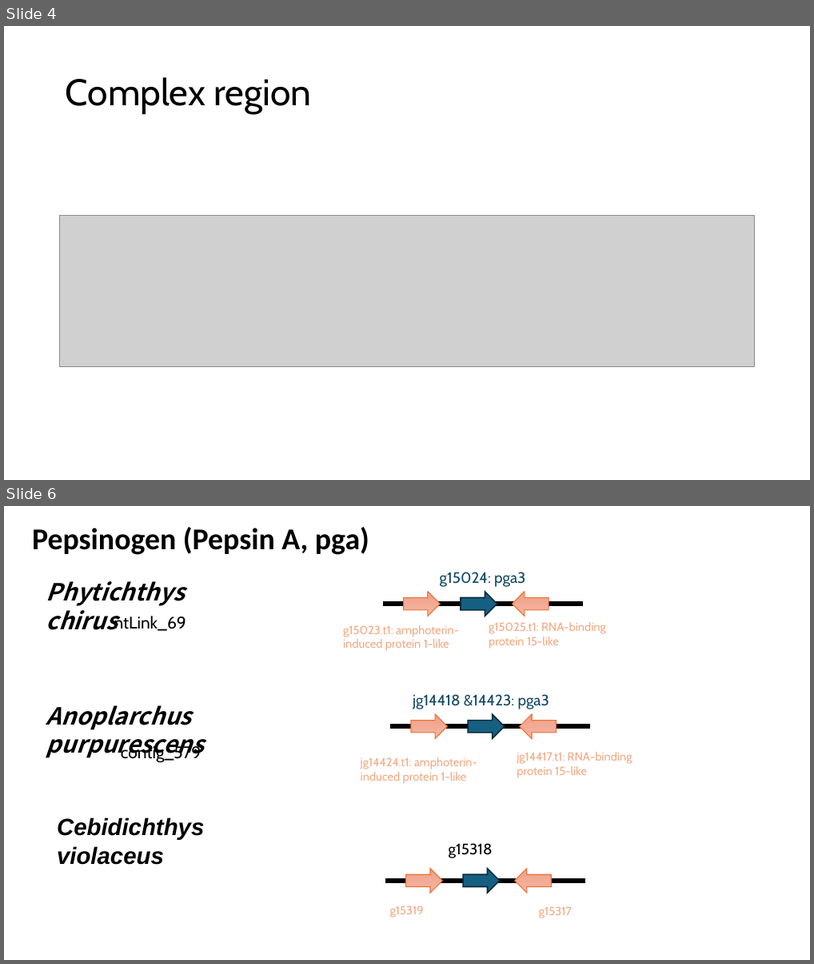
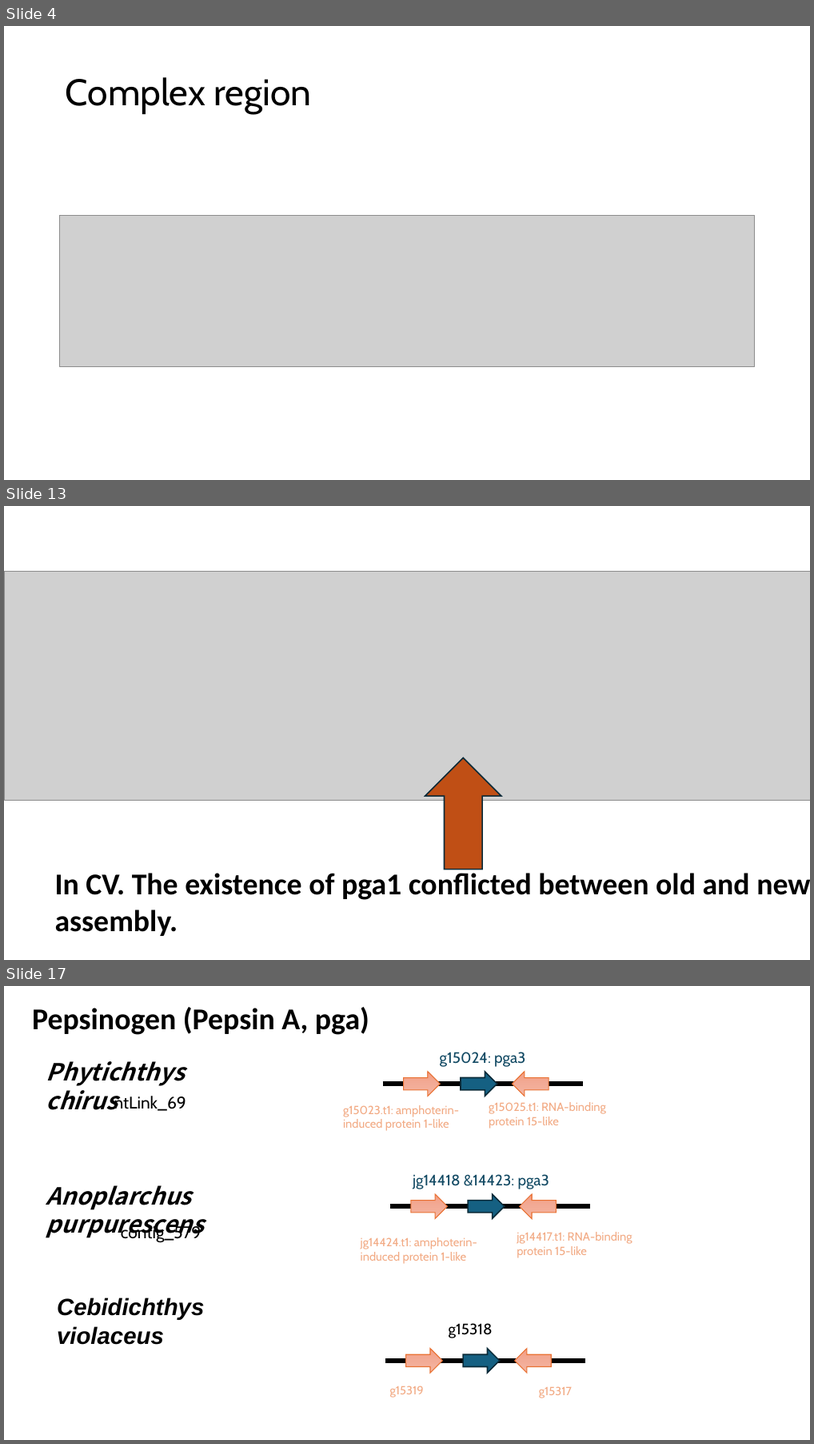
Before and after one commit to jyw-atgithub/fish-genome, a slide deck: synteny.pptx. Shown one above the other, each under a label of ours: slides 4 and 6 before the commit, slides 4, 13 and 17 after it; the slides between them are not shown. The pictures are 814x964 and 814x1444 pixels, drawn with LibreOffice and Linux fonts; fonts in the diff are those of the drawing; grey boxes stand for pictures. Boxes give left, top, right and bottom in pixels: in the first picture for what was removed or moved away, otherwise in the second. Text is boxed around its words. In the diff, an @@ line names an element or a change of style, - is before the commit and + after.

```diff
--- a/synteny.pptx
+++ b/synteny.pptx
@@ slide 13 added at box(4, 506, 810, 960), background #FFFFFF @@
@@ picture added at box(4, 571, 810, 800) @@
@@ up arrow added at box(426, 758, 502, 869), fill #C04F15, outline #092A39 1.5 pt @@
@@ text added at box(55, 869, 810, 936), 36 pt, text #000000, bold @@
+In CV. The existence of pga1 conflicted between old and new assembly.
@@ what was slide 6 is now slide 17 @@
```
Also in this commit, not shown: 9 slides changed, 10 other slides added, 4 other files.
